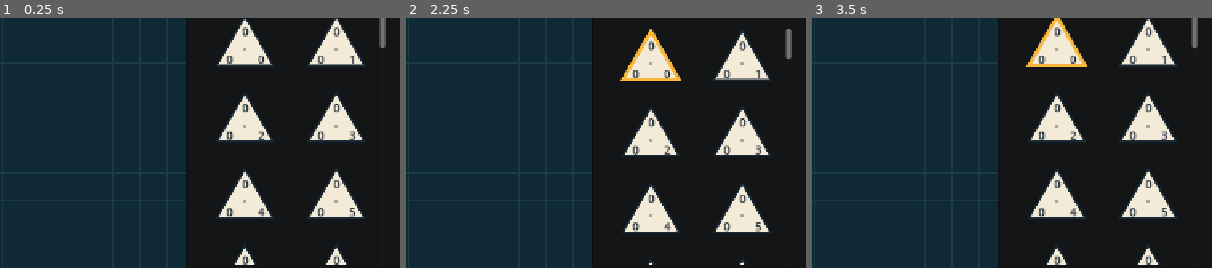
Above: before the commit, frames 1-3 (left to right).
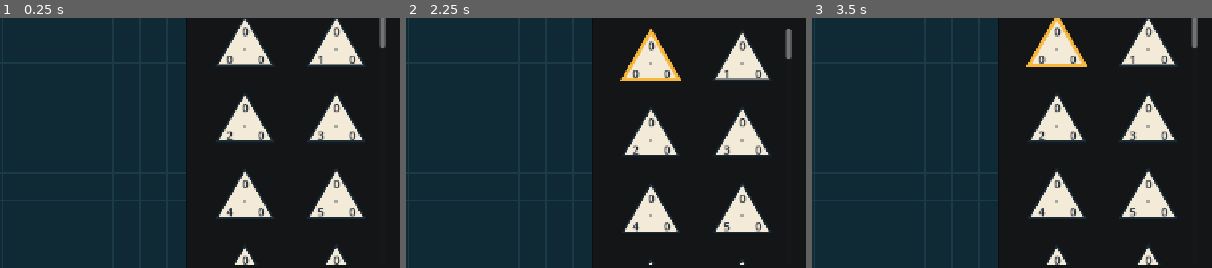
Above: after the commit, the same moments.

Repository: RicNorris/Triomino
Game: Godot game, scene res://scenes/main.tscn
Two runs of this game, one before a commit and one after it. Both use one fixed random seed, a clock stepped at 60 frames per second and the inputs below.
Inputs (mouse positions are % of the whole screen's width and height, from its top left):
- Up to frame 1 (0.25 s): no input
- Up to frame 2 (2.25 s): tap Enter at 0.5 s; move the mouse to (37, 50) at 0.52 s; tap R at 0.6, 2.1 s; click (37, 50) at 0.67 s; click "Reset" at 1.25 s; move the mouse to (81, 47) at 2.02 s; click (81, 47) at 2.17 s
- Up to frame 3 (3.5 s): click "Rotate piece (R)" at 2.75 s
The pictures show only the part of the screen within x 50-100%, y 41-91%; the shares and areas given below are measured in that part.

The runs differ from the first frame. In frame 1, 0.4% of the frame differs, in the area x 56-89%, y 15-80%; in frame 2, 0.4%, in the area x 56-89%, y 20-86%; in frame 3, 0.4%.

Commit message:
Correct Triomino tile handedness

Diff:
--- a/scripts/main.gd
+++ b/scripts/main.gd
@@ -43,7 +43,9 @@
 	for first_number in range(max_number + 1):
 		for second_number in range(first_number, max_number + 1):
 			for third_number in range(second_number, max_number + 1):
-				complete_set.append([first_number, second_number, third_number])
+				# Piece arrays follow the drawing vertices: top, bottom-left, bottom-right.
+				# The official tile sequence is read clockwise: top, bottom-right, bottom-left.
+				complete_set.append([first_number, third_number, second_number])
 	return complete_set
 
 
--- a/tests/test_complete_piece_set.gd
+++ b/tests/test_complete_piece_set.gd
@@ -14,11 +14,17 @@
 		_expect(piece.size() == 3, "Every piece must contain three numbers")
 		if piece.size() != 3:
 			continue
-		_expect(piece[0] >= 0 and piece[2] <= 5, "Every number must be between 0 and 5")
-		_expect(piece[0] <= piece[1] and piece[1] <= piece[2], "Piece definitions must be ordered")
-		unique_pieces["%d-%d-%d" % piece] = true
+		var clockwise_numbers := [piece[0], piece[2], piece[1]]
+		_expect(clockwise_numbers[0] >= 0 and clockwise_numbers[2] <= 5, "Every number must be between 0 and 5")
+		_expect(
+			clockwise_numbers[0] <= clockwise_numbers[1] and clockwise_numbers[1] <= clockwise_numbers[2],
+			"Numbers must increase clockwise from the lowest corner"
+		)
+		unique_pieces["%d-%d-%d" % clockwise_numbers] = true
 
 	_expect(unique_pieces.size() == 56, "The complete set must not contain duplicates")
+	_expect(pieces.has([1, 5, 3]), "The 1-3-5 tile must use the official clockwise handedness")
+	_expect(not pieces.has([1, 3, 5]), "The mirrored 1-5-3 tile must not be included")
 	for first_number in range(6):
 		for second_number in range(first_number, 6):
 			for third_number in range(second_number, 6):
Not shown, changed: README.md
